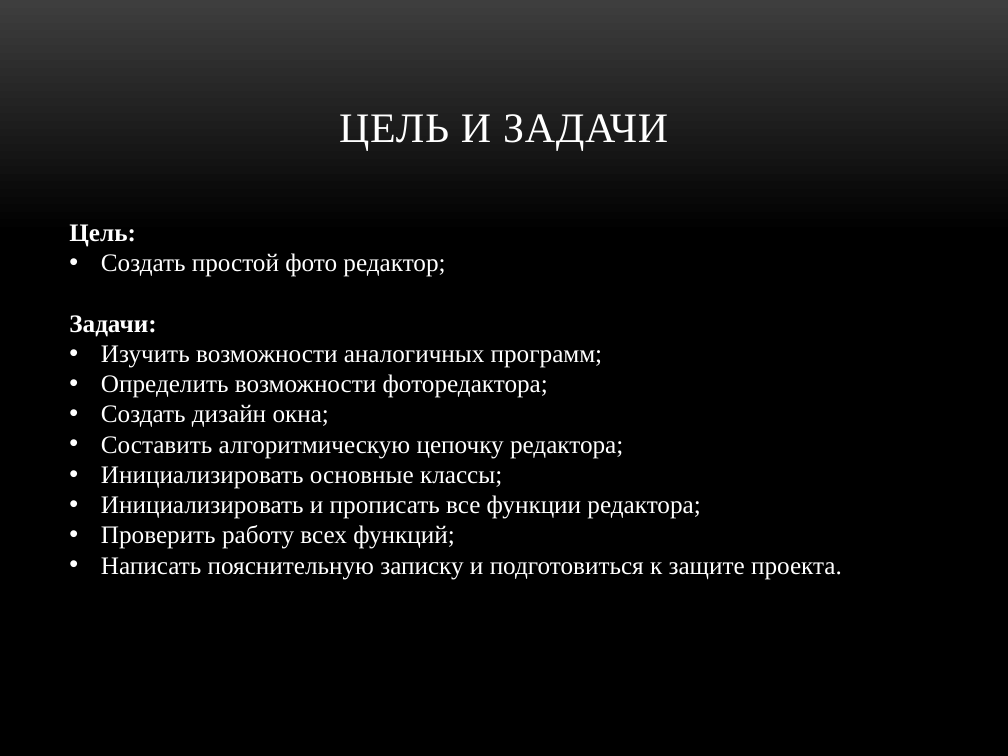
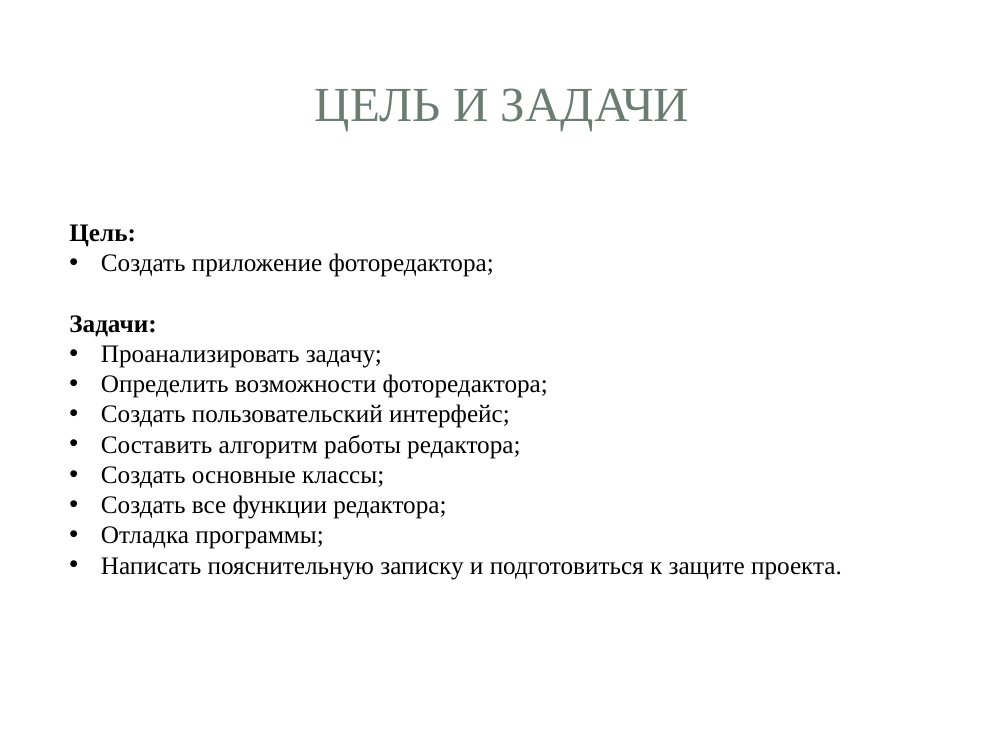
Before and after one commit to feodorrussia/MiniProject, a slide deck: slide 2 of Project/Минипроект Белоуса Фёдора.pptx. Drawn at 1008x756 pixels with LibreOffice and Linux fonts; fonts in the diff are those of the drawing; background and template pictures are left out. Boxes give left, top, right and bottom in pixels: in the first picture for what was removed or moved away, otherwise in the second. Text is boxed around its words. In the diff, an @@ line names an element or a change of style, - is before the commit and + after.

```diff
--- a/Project/Минипроект Белоуса Фёдора.pptx
+++ b/Project/Минипроект Белоуса Фёдора.pptx
@@ rounded rectangle added at (x1=10, y1=11, x2=998, y2=746), fill #FFFFFF @@
@@ rectangle added at (x1=30, y1=30, x2=978, y2=176), fill #FFFFFF at 83% opacity @@
@@ rectangle added at (x1=41, y1=41, x2=966, y2=164), fill #FFFFFF @@
@@ title "ЦЕЛЬ И ЗАДАЧИ" moved from (x1=339, y1=114, x2=668, y2=150) to (x1=315, y1=88, x2=689, y2=131) @@
@@ title "ЦЕЛЬ И ЗАДАЧИ" at (x1=315, y1=88, x2=689, y2=131): size 30 to 35 pt, text colour #FFFFFF to #6B7D72, letter spacing 0.5 to 0 pt; vertical alignment bottom to middle @@
@@ text at (x1=69, y1=224, x2=842, y2=580): text colour #FFFFFF to #000000 in "Цель:", "Задачи:", "Определить возможности фоторедактора;", "Написать пояснительную записку и подготовиться к защите ..." @@
@@ text at (x1=101, y1=253, x2=494, y2=277): text changed; text colour #FFFFFF to #000000 @@
-• Создать простой фото редактор;
+• Создать приложение фоторедактора;
@@ text at (x1=101, y1=345, x2=382, y2=368): text changed; text colour #FFFFFF to #000000 @@
-• Изучить возможности аналогичных программ;
+• Проанализировать задачу;
@@ text at (x1=101, y1=404, x2=520, y2=549): text changed; text colour #FFFFFF to #000000 @@
-• Создать дизайн окна;
-• Составить алгоритмическую цепочку редактора;
-• Инициализировать основные классы;
-• Инициализировать и прописать все функции редактора;
-• Проверить работу всех функций;
+• Создать пользовательский интерфейс;
+• Составить алгоритм работы редактора;
+• Создать основные классы;
+• Создать все функции редактора;
+• Отладка программы;
```
Also in this commit, not shown: 6 other slides changed, 1 slide added, 1 slide removed, 2 other files.
